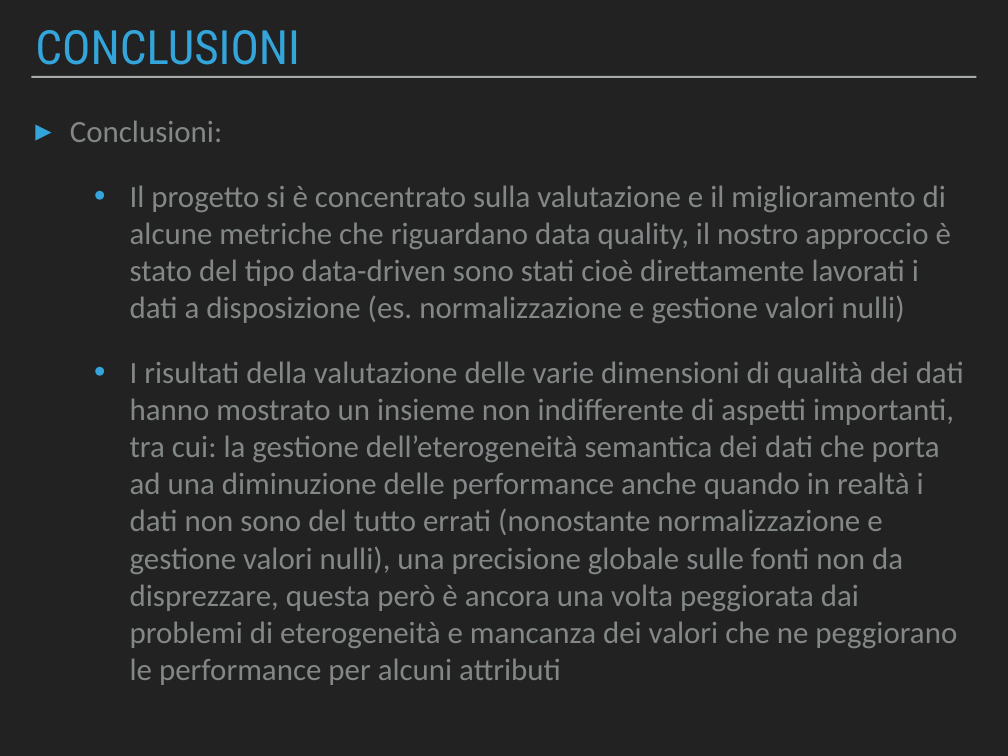
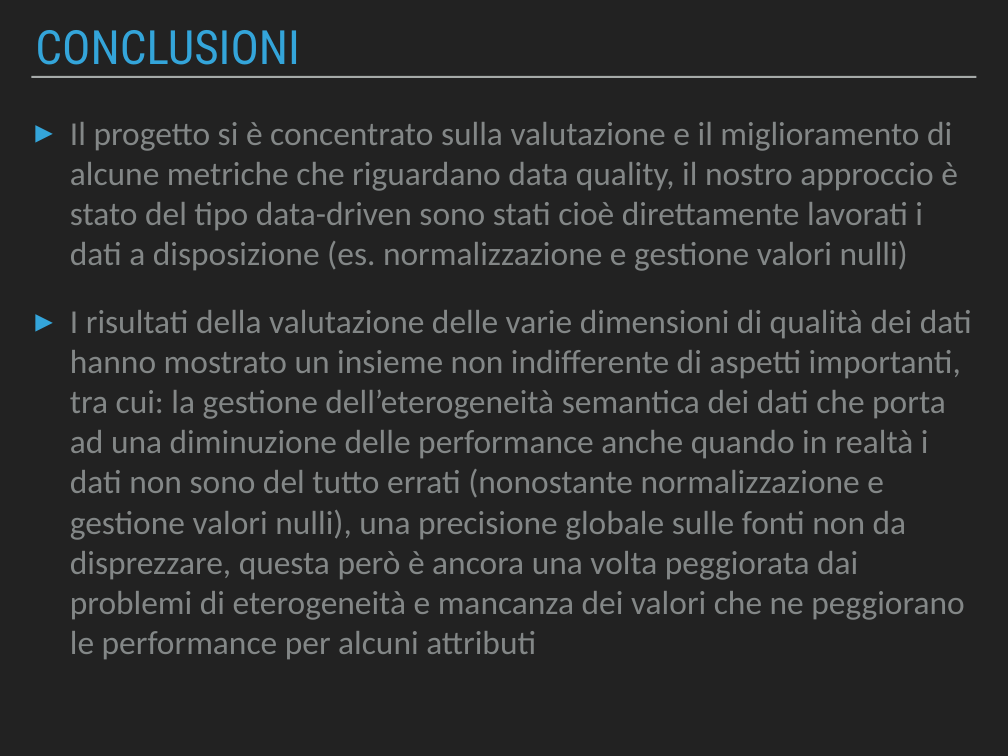
Before and after one commit to Beltra97/Unimib_ArchitettureDati, a slide deck: slide 17 of PresentazionePowerPoint.pptx. Drawn at 1008x756 pixels with LibreOffice and Linux fonts; fonts in the diff are those of the drawing. Boxes give left, top, right and bottom in pixels: in the first picture for what was removed or moved away, otherwise in the second. Text is boxed around its words. In the diff, an @@ line names an element or a change of style, - is before the commit and + after.

```diff
--- a/PresentazionePowerPoint.pptx
+++ b/PresentazionePowerPoint.pptx
@@ text "Il progetto si è concentrato ..." at (70,122,972,659): size 31.4 to 34 pt; bullet • to ▸; list level 2 to 1 in "Il progetto si è concentrato ..."; list level 2 to 1 in "I risultati della valutazione delle ..." @@
@@ text at (70,120,222,142): paragraph removed @@
-▸ Conclusioni:
```
Also in this commit, not shown: 5 other slides changed, 1 other file.
